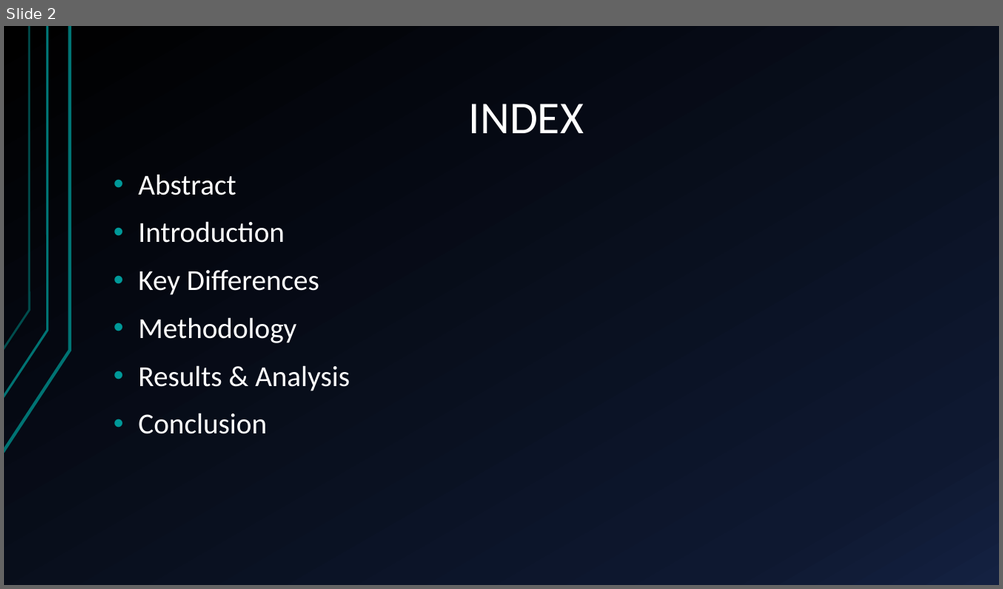
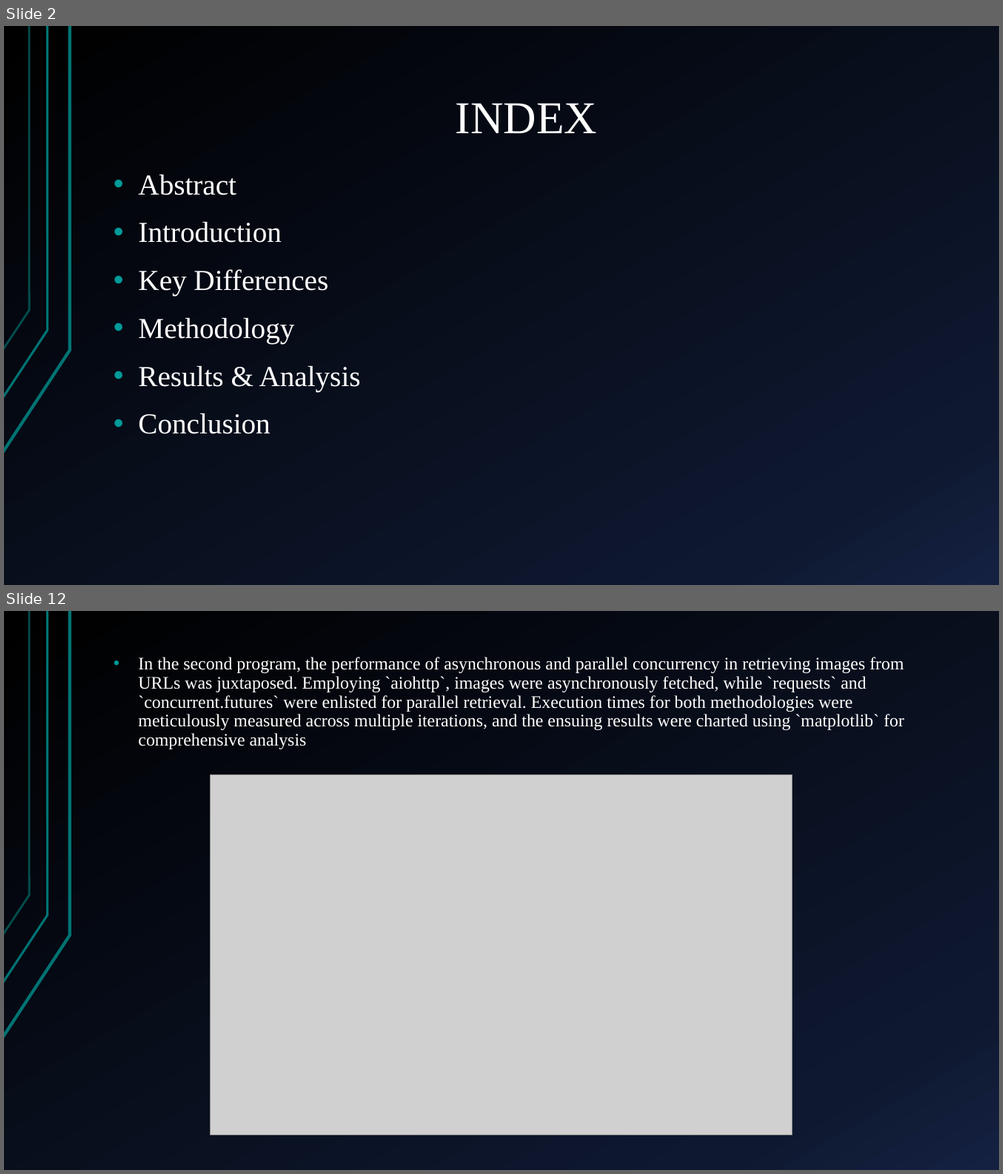
Before and after one commit to ShreyashBhardwaj/AnalysisoUseCases, a slide deck: Analysis of Use Cases.pptx. Shown one above the other, each under a label of ours: slide 2 before the commit, slides 2 and 12 after it; the slides between them are not shown. The pictures are 1003x589 and 1003x1174 pixels, drawn with LibreOffice and Linux fonts; fonts in the diff are those of the drawing; grey boxes stand for pictures. Boxes give left, top, right and bottom in pixels: in the first picture for what was removed or moved away, otherwise in the second. Text is boxed around its words. In the diff, an @@ line names an element or a change of style, - is before the commit and + after.

```diff
--- a/Analysis of Use Cases.pptx
+++ b/Analysis of Use Cases.pptx
@@ slide 12 added at (4,611,999,1170), background gradient #000000 to #0F1931 to #142242; not listed: 3 template elements that a slide beside it also shows @@
@@ text added at (138,657,904,749), 17 pt, text #FFFFFF @@
+• In the second program, the performance of asynchronous and parallel concurrency in retrieving images from URLs was juxtaposed. Employing `aiohttp`, images were asynchronously fetched, while `requests` and `concurrent.futures` were enlisted for parallel retrieval. Execution times for both methodologies were meticulously measured across multiple iterations, and the ensuing results were charted using `matplotlib` for comprehensive analysis
@@ picture added at (210,775,793,1136) @@
@@ slide 2 changed as well @@
@@ title "INDEX" at (455,103,597,133): font Calibri to Times New Roman @@
@@ text "Abstract" at (138,174,361,434): font Calibri to Times New Roman @@
```
Also in this commit, not shown: 6 other slides changed, 8 other slides added, 2 slides removed.
